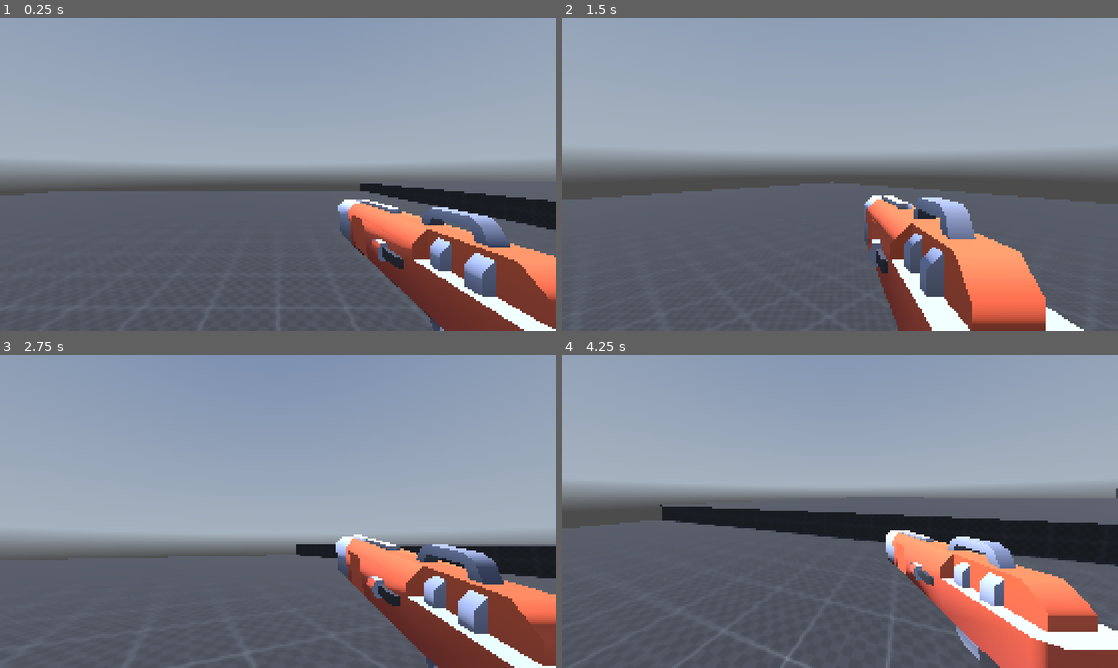
Above: before the commit, frames 1-4 (two rows, left to right).
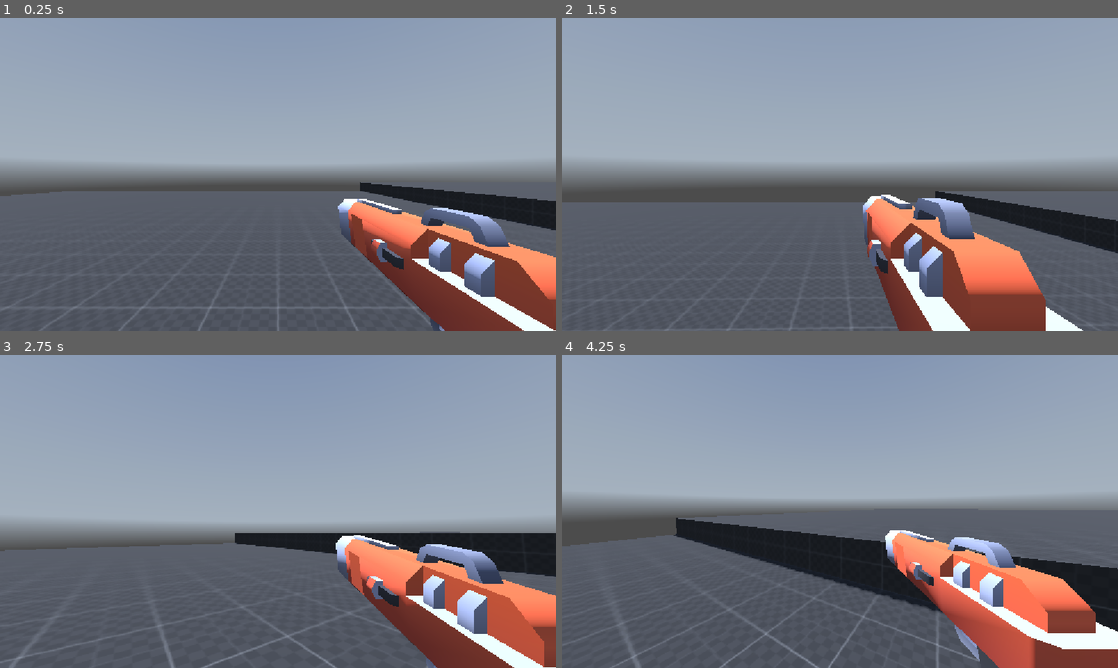
Above: after the commit, the same moments.

Repository: EcraepNahte/jump-the-moon
Game: Godot game, scene res://scenes/main.tscn
Two runs of this game, one before a commit and one after it. Both use one fixed random seed, a clock stepped at 60 frames per second and the inputs below. A sky picture missing from this copy of the repository is replaced by a grey-blue gradient.
Inputs (mouse positions are in pixels of both pictures, inside the frame that each line leads up to):
- Up to frame 1 (0.25 s): no input
- Up to frame 2 (1.5 s): move the mouse to (867, 174) at 0.52 s; hold Right mouse button (aim) 0.53-1.28 s; hold W (forward) from 0.53 s (still down); tap Space (jump) at 0.77 s; move the mouse to (812, 174) at 1.27 s; right-click (812, 174) at 1.35 s
- Up to frame 3 (2.75 s): keep holding W (forward); tap Space (jump) at 1.52 s; move the mouse to (289, 505) at 2.02 s; hold Ctrl (crouch) from 2.03 s (still down); right-click (289, 505) at 2.3 s
- Up to frame 4 (4.25 s): keep holding W (forward); move the mouse to (834, 517) at 2.77 s; release Ctrl (crouch) at 2.78 s; click (834, 517) at 2.85 s; tap Space (jump) at 3.02, 3.77 s; right-click (834, 517) at 3.05 s; move the mouse to (878, 514) at 3.52 s; hold Shift (sprint) from 3.53 s (still down); right-click (878, 514) at 3.8 s

The runs differ from the first frame. In frame 1, 0.7% of the frame differs, in the area x 0-100%, y 52-100%; in frame 2, 17%; in frame 3, 11%; in frame 4, 24%, in the area x 0-100%, y 42-100%.

Commit message:
reduce look sensitivity on aim

Diff:
--- a/project.godot
+++ b/project.godot
@@ -12,7 +12,7 @@
 
 config/name="Jump the Moon"
 run/main_scene="res://scenes/main.tscn"
-config/features=PackedStringArray("4.5", "GL Compatibility")
+config/features=PackedStringArray("4.3", "GL Compatibility")
 config/icon="res://icon.svg"
 
 [autoload]
@@ -21,8 +21,6 @@
 
 [display]
 
-window/size/viewport_width=2304
-window/size/viewport_height=1296
 window/stretch/mode="canvas_items"
 
 [input]
--- a/scripts/player.gd
+++ b/scripts/player.gd
@@ -27,6 +27,7 @@
 const NORMAL_FOV = 75.0
 const AIM_FOV = 55.0
 const SPRINT_FOV = 90.0
+const AIM_SENSITIVITY_MODIFIER = 0.5
 
 var move_speed = 5.0
 var sprinting = false
@@ -37,6 +38,7 @@
 var jump_count = 0
 var joystick_v_event = null
 var joystick_h_event = null
+var look_sensitivity = 0.4
 
 
 func _ready():
@@ -45,8 +47,8 @@
 
 func _input(event):
 	if event is InputEventMouseMotion:
-		rotate_y(deg_to_rad(event.relative.x * GameManager.look_sensitivity) * (1 if GameManager.invert_x else -1))
-		head.rotate_x(deg_to_rad(event.relative.y * GameManager.look_sensitivity) * (1 if GameManager.invert_y else -1))
+		rotate_y(deg_to_rad(event.relative.x * look_sensitivity) * (1 if GameManager.invert_x else -1))
+		head.rotate_x(deg_to_rad(event.relative.y * look_sensitivity) * (1 if GameManager.invert_y else -1))
 		head.rotation.x = clamp(head.rotation.x, deg_to_rad(-98), deg_to_rad(98))
 	elif event is InputEventJoypadMotion:
 		if event.axis == 2:
@@ -65,11 +67,11 @@
 func _handle_controller_look():
 	if joystick_v_event:
 		if abs(joystick_v_event.get_axis_value()) > GameManager.joy_deadzone:
-			rotate_y(deg_to_rad(joystick_v_event.get_axis_value() * GameManager.look_sensitivity) * GameManager.controller_sensitivity_modifier * (1 if GameManager.invert_x else -1))
+			rotate_y(deg_to_rad(joystick_v_event.get_axis_value() * look_sensitivity) * GameManager.controller_sensitivity_modifier * (1 if GameManager.invert_x else -1))
 
 	if joystick_h_event:
 		if abs(joystick_h_event.get_axis_value()) > GameManager.joy_deadzone:
-			head.rotate_x(deg_to_rad(joystick_h_event.get_axis_value() * GameManager.look_sensitivity) * GameManager.controller_sensitivity_modifier * (1 if GameManager.invert_y else -1))
+			head.rotate_x(deg_to_rad(joystick_h_event.get_axis_value() * look_sensitivity) * GameManager.controller_sensitivity_modifier * (1 if GameManager.invert_y else -1))
 			head.rotation.x = clamp(head.rotation.x, deg_to_rad(-98), deg_to_rad(98))
 
 
@@ -141,8 +143,10 @@
 
 	if aiming:
 		hand.position = lerp(hand.position, HAND_AIM_POS, delta * LERP_SPEED)
+		look_sensitivity = GameManager.look_sensitivity * AIM_SENSITIVITY_MODIFIER
 	else:
 		hand.position = lerp(hand.position, HAND_START_POS, delta * LERP_SPEED)
+		look_sensitivity = GameManager.look_sensitivity
 
 
 	if aiming:
Not shown, changed: assets/kloofendal_48d_partly_cloudy_puresky_2k.hdr.import
Not shown, changed: assets/texture_07.png.import
Not shown, changed: icon.svg.import
Not shown, changed: kenney/Models/FBX format/Textures/colormap.png.import
Not shown, changed: kenney/Models/FBX format/blaster-a.fbx.import
Not shown, changed: kenney/Models/FBX format/blaster-b.fbx.import
Not shown, changed: kenney/Models/FBX format/blaster-c.fbx.import
Not shown, changed: kenney/Models/FBX format/blaster-d.fbx.import
Not shown, changed: kenney/Models/FBX format/blaster-e.fbx.import
Not shown, changed: kenney/Models/FBX format/blaster-f.fbx.import
Not shown, changed: kenney/Models/FBX format/blaster-g.fbx.import
Not shown, changed: kenney/Models/FBX format/blaster-h.fbx.import
(and 158 more such lines)
